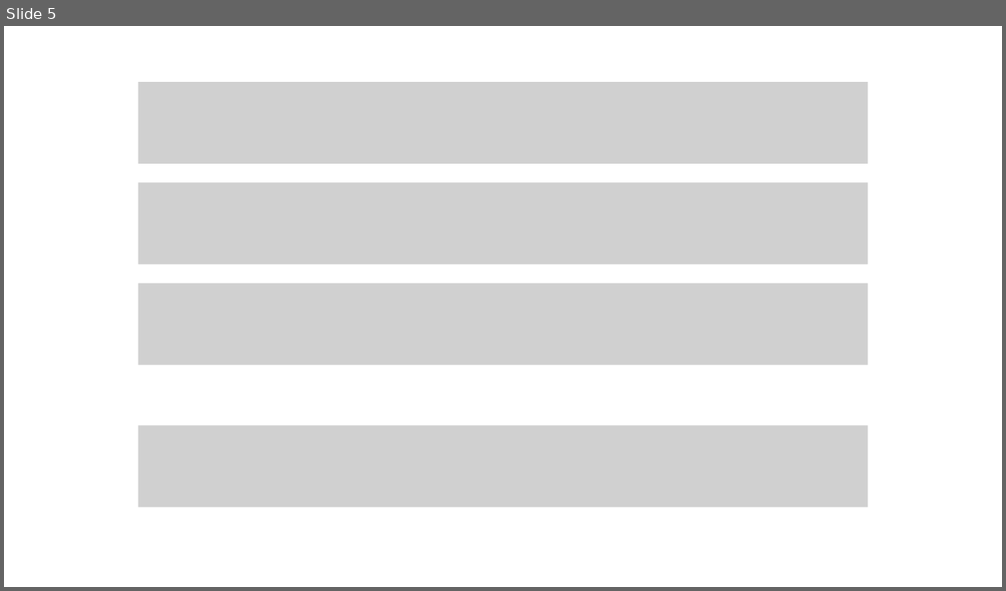
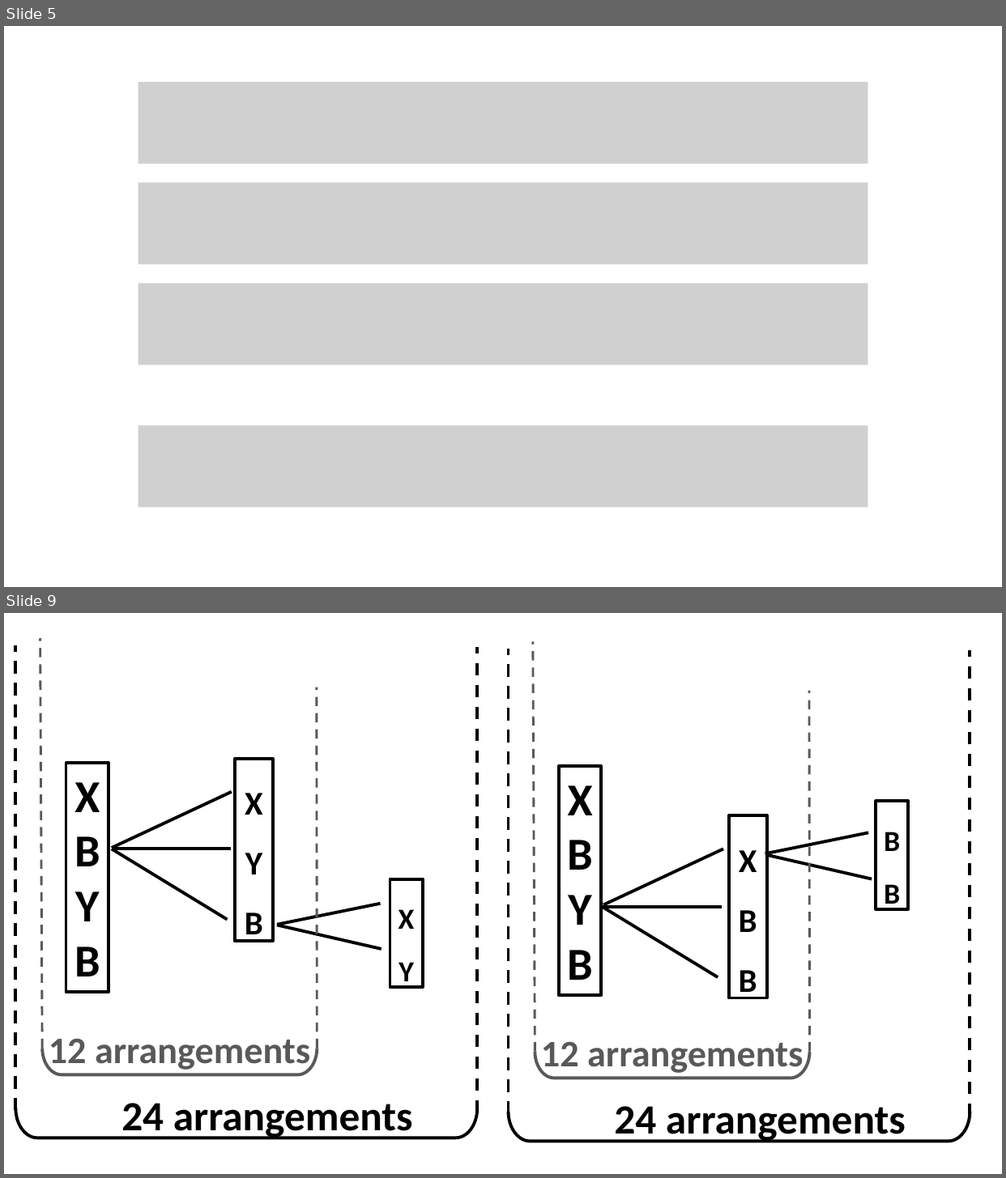
Before and after one commit to TheMysteriousHacker/TheMysteriousHacker.github.io, a slide deck: dismaths/combinations_advanced/combinations_advanced.pptx. Shown one above the other, each under a label of ours: slide 5 before the commit, slides 5 and 9 after it; the slides between them are not shown. The pictures are 1006x591 and 1006x1178 pixels, drawn with LibreOffice and Linux fonts; fonts in the diff are those of the drawing; grey boxes stand for pictures. Boxes give left, top, right and bottom in pixels: in the first picture for what was removed or moved away, otherwise in the second. Text is boxed around its words. In the diff, an @@ line names an element or a change of style, - is before the commit and + after.

```diff
--- a/dismaths/combinations_advanced/combinations_advanced.pptx
+++ b/dismaths/combinations_advanced/combinations_advanced.pptx
@@ slide 9 added at bbox=[4, 613, 1002, 1174], background #FFFFFF @@
@@ line added from (16, 1111) to (16, 645), #000000 3 pt dashed @@
@@ line added from (42, 1049) to (40, 638), #595959 2.25 pt dashed @@
@@ line added from (477, 1113) to (477, 648), #000000 3 pt dashed @@
@@ line added from (509, 1114) to (509, 648), #000000 3 pt dashed @@
@@ line added from (535, 1052) to (533, 641), #595959 2.25 pt dashed @@
@@ line added from (970, 1116) to (970, 650), #000000 3 pt dashed @@
@@ line added from (317, 1049) to (317, 687), #595959 2.25 pt dashed @@
@@ line added from (809, 1052) to (809, 690), #595959 2.25 pt dashed @@
@@ rectangle added at bbox=[66, 763, 108, 992], outline #000000 3 pt, 44 pt, text #000000, bold @@
+X B Y B
@@ rectangle added at bbox=[236, 759, 274, 942], outline #000000 3 pt, 32 pt, text #000000, bold @@
+X
+Y B
@@ rectangle added at bbox=[559, 766, 602, 995], outline #000000 3 pt, 44 pt, text #000000, bold @@
+X B Y B
@@ line added from (112, 848) to (232, 792), #000000 3 pt @@
@@ rectangle added at bbox=[876, 802, 909, 909], outline #000000 3 pt, 28 pt, text #000000, bold @@
+B
+B
@@ rectangle added at bbox=[730, 815, 768, 999], outline #000000 3 pt, 32 pt, text #000000, bold @@
+X
+B B
@@ line added from (112, 849) to (227, 920), #000000 3 pt @@
@@ line added from (112, 849) to (231, 849), #000000 3 pt @@
@@ line added from (603, 905) to (723, 849), #000000 3 pt @@
@@ line added from (765, 854) to (868, 833), #000000 3 pt @@
@@ line added from (768, 855) to (872, 879), #000000 3 pt @@
@@ rectangle added at bbox=[390, 879, 424, 987], outline #000000 3 pt, 28 pt, text #000000, bold @@
+X
+Y
@@ line added from (277, 924) to (381, 904), #000000 3 pt @@
@@ line added from (277, 925) to (381, 949), #000000 3 pt @@
@@ line added from (602, 907) to (718, 977), #000000 3 pt @@
@@ line added from (602, 907) to (722, 907), #000000 3 pt @@
@@ right bracket added at bbox=[43, 1048, 317, 1076], outline #595959 3 pt @@
@@ text added at bbox=[49, 1038, 310, 1073], 36 pt, text #595959, bold @@
+12 arrangements
@@ text added at bbox=[541, 1041, 803, 1076], 36 pt, text #595959, bold @@
+12 arrangements
@@ right bracket added at bbox=[535, 1051, 810, 1078], outline #595959 3 pt @@
@@ right bracket added at bbox=[15, 1108, 478, 1138], outline #000000 3 pt @@
@@ text added at bbox=[121, 1103, 413, 1140], 40 pt, text #000000, bold @@
+24 arrangements
@@ right bracket added at bbox=[508, 1112, 970, 1142], outline #000000 3 pt @@
@@ text added at bbox=[614, 1106, 906, 1144], 40 pt, text #000000, bold @@
+24 arrangements
```
Also in this commit, not shown: 3 other slides added, 8 other files.
